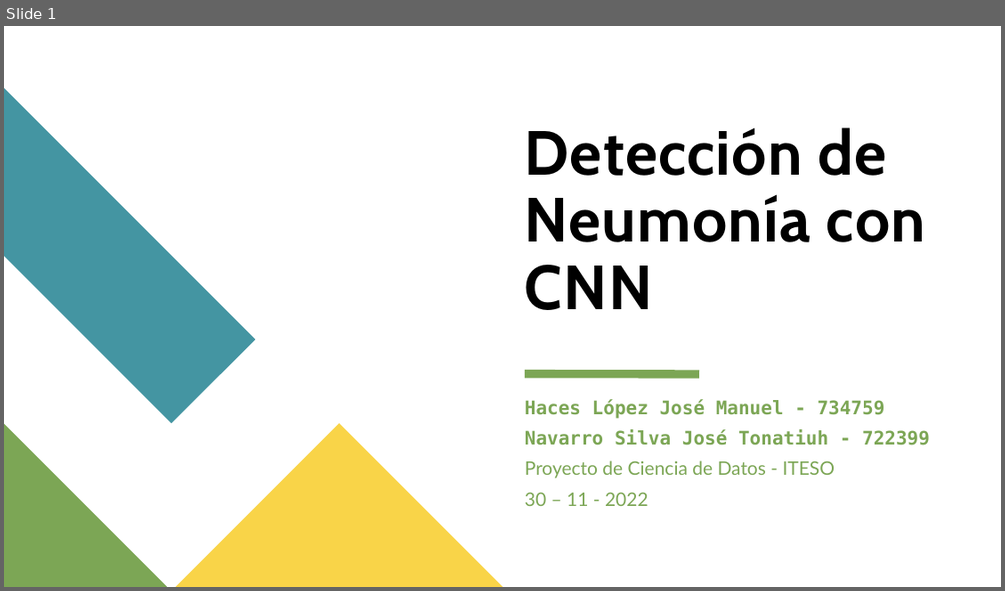
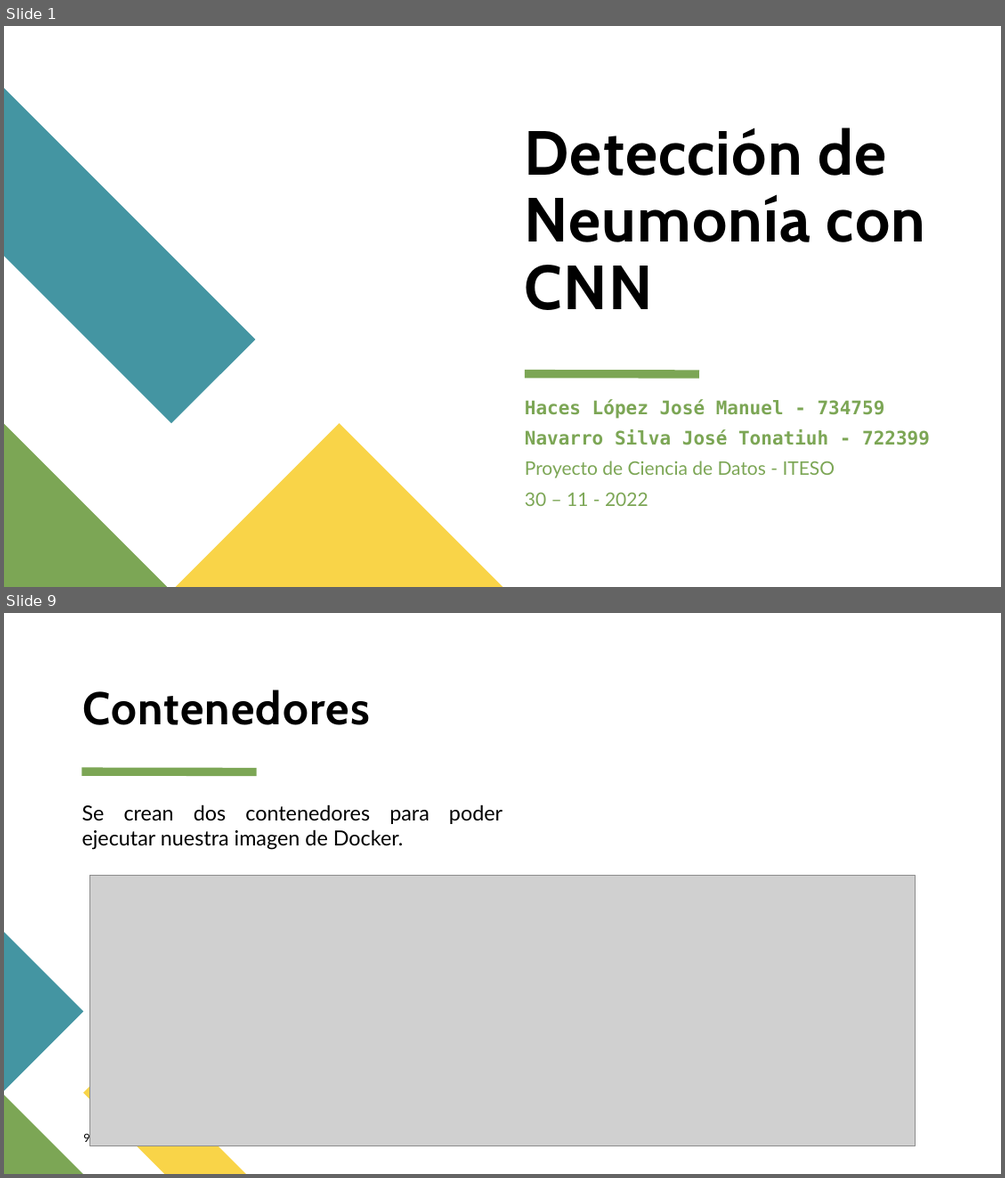
Before and after one commit to JManuelHaces/Proyecto-de-Ciencia-de-Datos, a slide deck: presentacion/Deteccion_Neumonía_CNN.pptx. Shown one above the other, each under a label of ours: slide 1 before the commit, slides 1 and 9 after it; the slides between them are not shown. The pictures are 1005x591 and 1005x1178 pixels, drawn with LibreOffice and Linux fonts; fonts in the diff are those of the drawing; grey boxes stand for pictures. Boxes give left, top, right and bottom in pixels: in the first picture for what was removed or moved away, otherwise in the second. Text is boxed around its words. In the diff, an @@ line names an element or a change of style, - is before the commit and + after.

```diff
--- a/presentacion/Deteccion_Neumonía_CNN.pptx
+++ b/presentacion/Deteccion_Neumonía_CNN.pptx
@@ slide 9 added at (x1=4, y1=613, x2=1001, y2=1174), background #FFFFFF @@
@@ title added at (x1=83, y1=690, x2=370, y2=725), 44 pt, text #000000, bold @@
+Contenedores
@@ line added from (81, 771) to (257, 771), #7CA655 8 pt @@
@@ text added at (x1=82, y1=804, x2=502, y2=850), 20 pt, text #000000 @@
+Se crean dos contenedores para poder ejecutar nuestra imagen de Docker.
@@ picture added at (x1=90, y1=875, x2=914, y2=1145) @@
@@ freeform shape added at (x1=4, y1=933, x2=83, y2=1091), fill #4495A2 @@
@@ freeform shape added at (x1=83, y1=1052, x2=245, y2=1174), fill #F9D448 @@
@@ freeform shape added at (x1=4, y1=1094, x2=83, y2=1174), fill #7CA655 @@
@@ page number added at (x1=83, y1=1133, x2=89, y2=1142), 11 pt, text #000000 @@
+9
```
Also in this commit, not shown: 10 other slides added, 12 slides removed, 5 other files.
